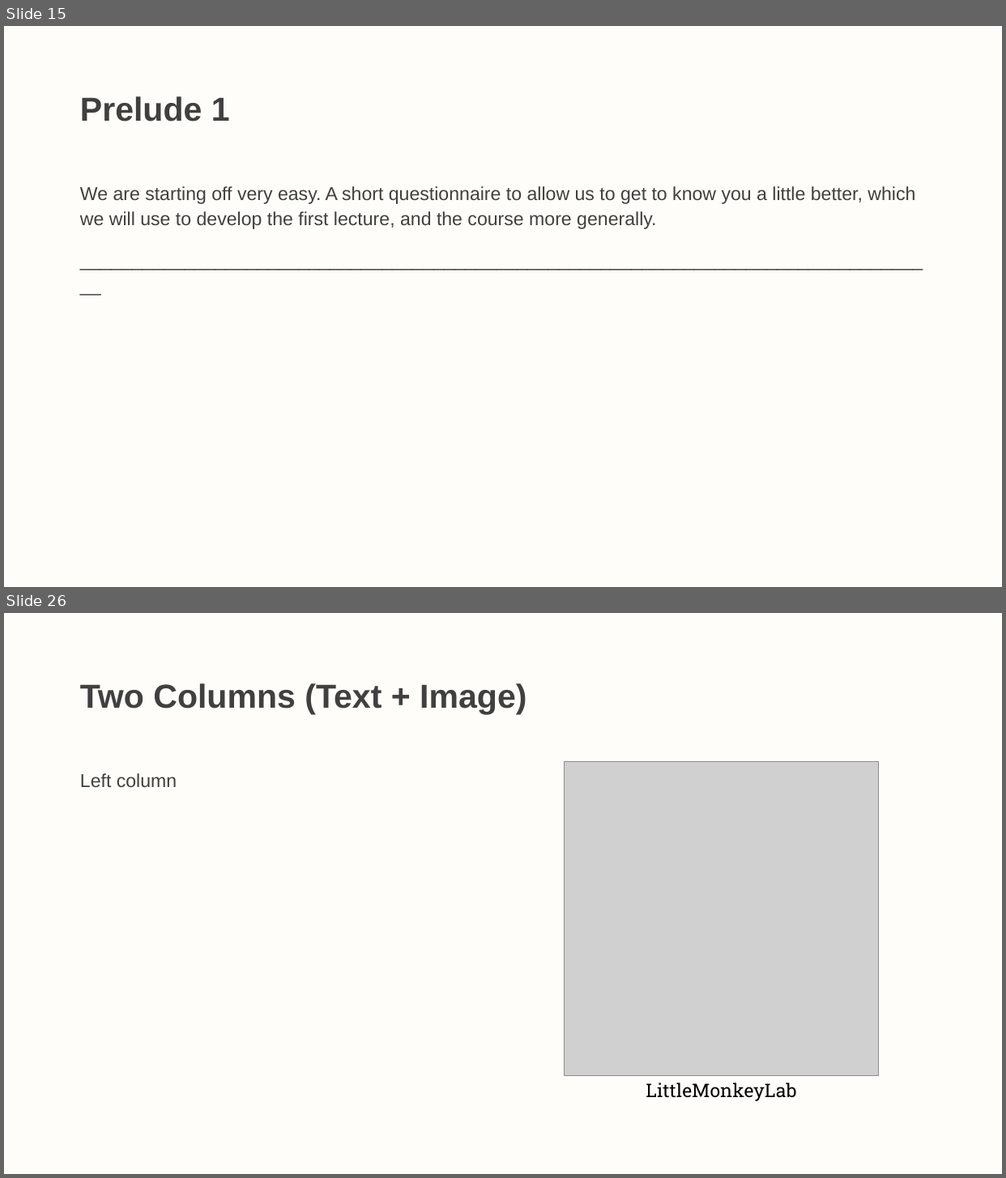
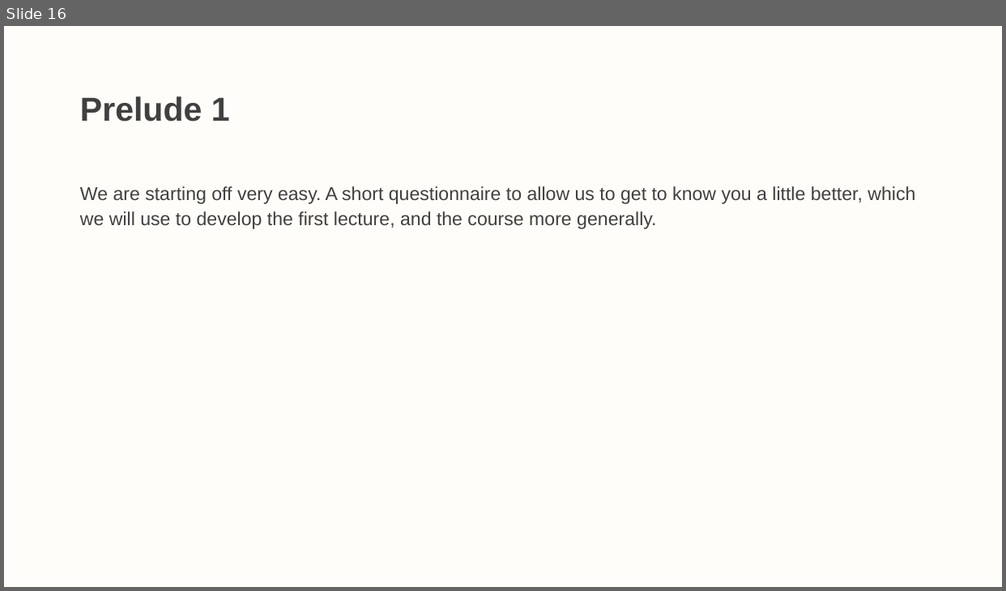
Before and after one commit to LittleMonkeyLab/PS52007Dslides, a slide deck: _site/lectures/Lecture00/Lecture00.pptx. Shown one above the other, each under a label of ours: slides 15 and 26 before the commit, slide 16 after it; the slides between them are not shown. The pictures are 1006x1178 and 1006x591 pixels, drawn with LibreOffice and Linux fonts; fonts in the diff are those of the drawing; grey boxes stand for pictures. Boxes give left, top, right and bottom in pixels: in the first picture for what was removed or moved away, otherwise in the second. Text is boxed around its words. In the diff, an @@ line names an element or a change of style, - is before the commit and + after.

```diff
--- a/_site/lectures/Lecture00/Lecture00.pptx
+++ b/_site/lectures/Lecture00/Lecture00.pptx
@@ slide 26 removed at bbox=[4, 613, 1002, 1174], background #FFF2CC at 10% opacity @@
@@ title removed at bbox=[80, 683, 526, 714] @@
-Two Columns (Text + Image)
@@ text removed at bbox=[80, 773, 177, 787] @@
-Left column
@@ picture removed at bbox=[565, 762, 879, 1076] @@
@@ text removed at bbox=[646, 1083, 796, 1101] @@
-LittleMonkeyLab
@@ what was slide 15 is now slide 16 @@
@@ slide 16 changed as well @@
@@ text at bbox=[80, 186, 915, 229]: paragraph removed @@
-___________________________________________________________________________________
```
Also in this commit, not shown: 9 other slides changed, 2 slides added, 25 other slides removed, 25 other files.
